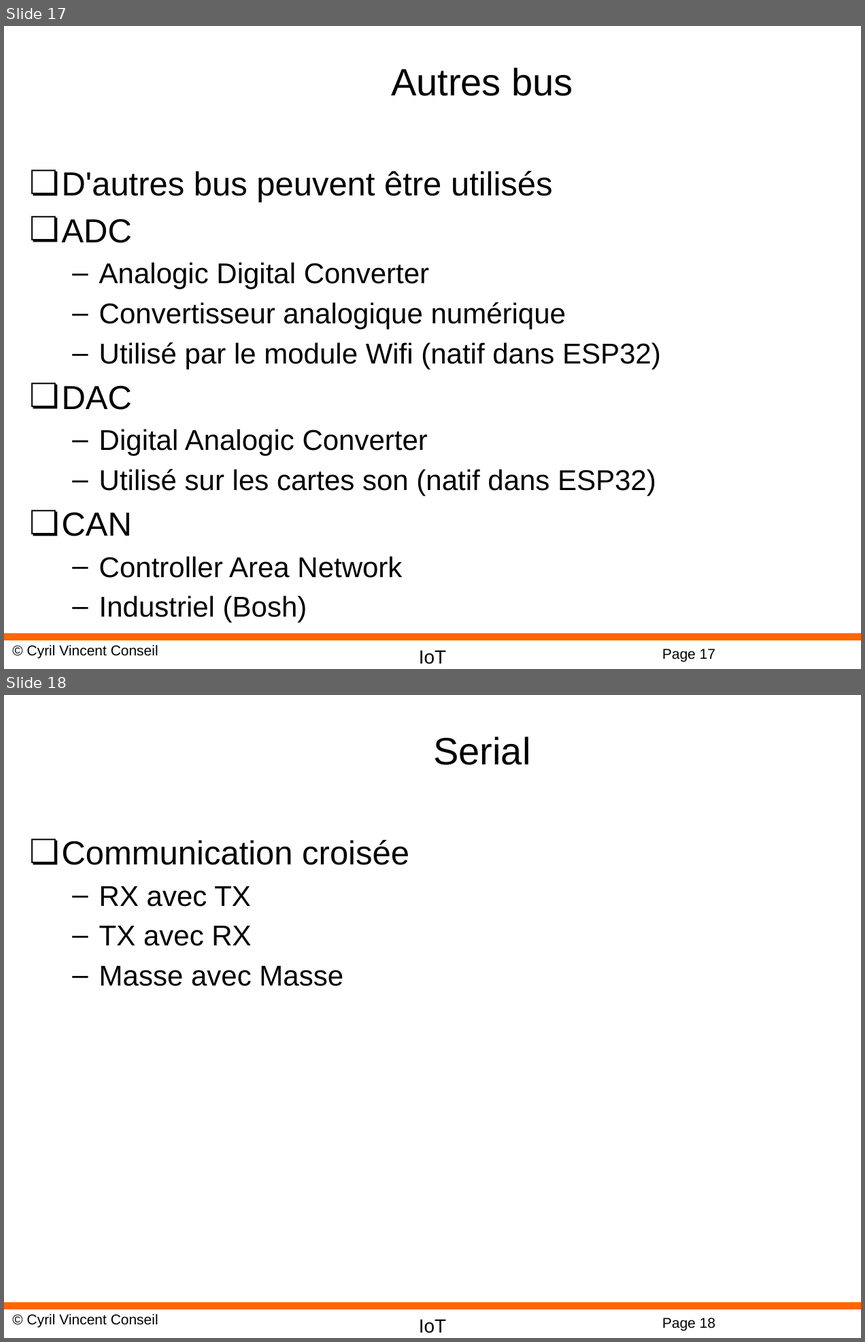
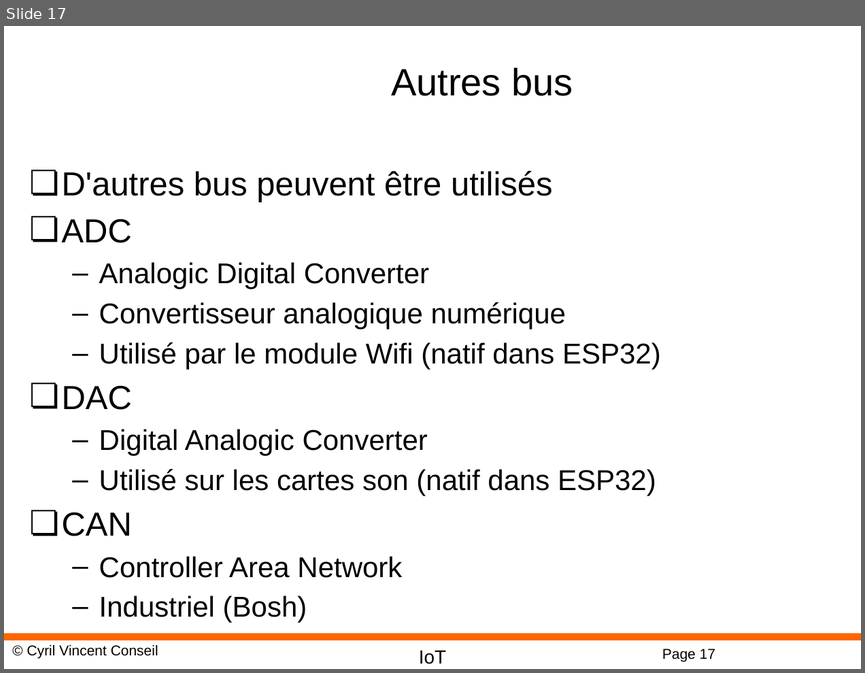
Before and after one commit to cyrilvincent/IoT, a slide deck: ppt/IoT20-MicropythonBus.pptx. Shown one above the other, each under a label of ours: slides 17 and 18 before the commit, slide 17 after it. The pictures are 865x1342 and 865x673 pixels, drawn with LibreOffice and Linux fonts; fonts in the diff are those of the drawing; background and template pictures are left out. Boxes give left, top, right and bottom in pixels: in the first picture for what was removed or moved away, otherwise in the second. Text is boxed around its words. In the diff, an @@ line names an element or a change of style, - is before the commit and + after.

Commit message:
serial

```diff
--- a/ppt/IoT20-MicropythonBus.pptx
+++ b/ppt/IoT20-MicropythonBus.pptx
@@ slide 18 removed at (4, 695, 861, 1338), background #FFFFFF; not listed: 4 template elements that a slide beside it also shows @@
@@ title removed at (433, 736, 530, 765) @@
-Serial
@@ text removed at (62, 840, 409, 986) @@
-❏ Communication croisée
-  – RX avec TX
-  – TX avec RX
-  – Masse avec Masse
```
Also in this commit, not shown: 2 other slides removed, 11 other files.
